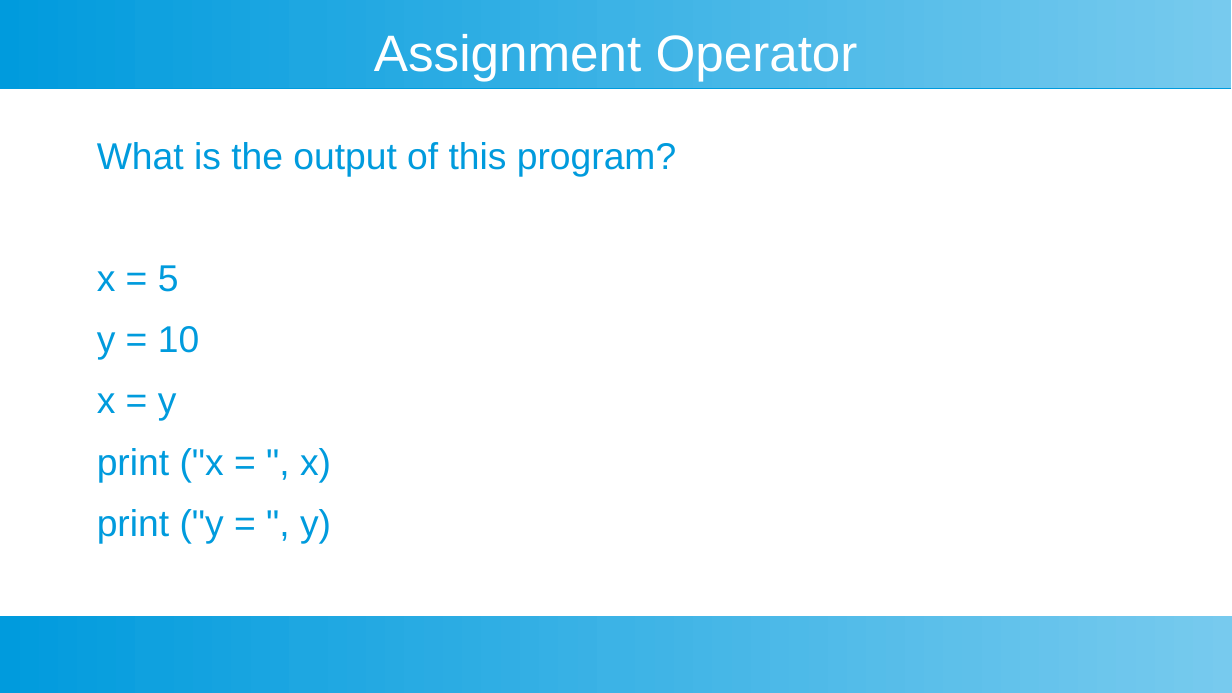
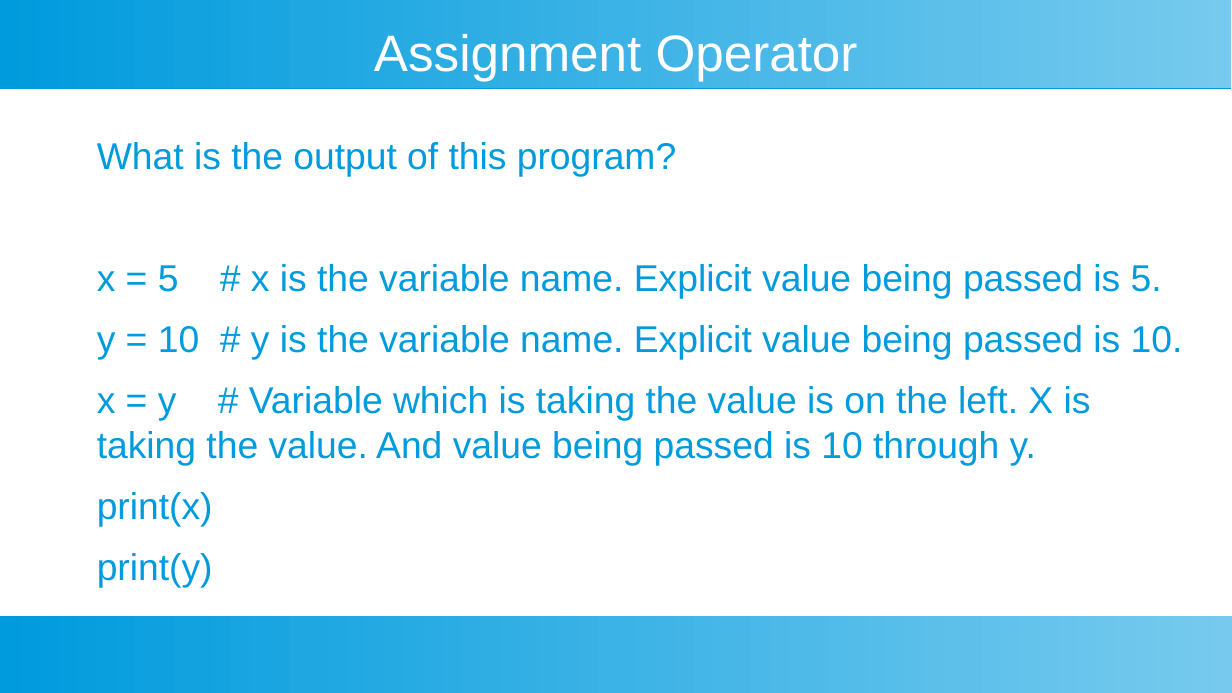
Before and after one commit to ashishjain1547/public_lessons_in_python, a slide deck: slide 2 of Ch 3 - Operators/Operators in Python.odp. Drawn at 1232x693 pixels with LibreOffice and Linux fonts; fonts in the diff are those of the drawing. Boxes give left, top, right and bottom in pixels: in the first picture for what was removed or moved away, otherwise in the second. Text is boxed around its words. In the diff, an @@ line names an element or a change of style, - is before the commit and + after.

```diff
--- a/Ch 3 - Operators/Operators in Python.odp
+++ b/Ch 3 - Operators/Operators in Python.odp
@@ text at <box>97,264,1183,588</box>: text changed @@
-x = 5
-y = 10
-x = y
-print ("x = ", x)
-print ("y = ", y)
+x = 5 # x is the variable name. Explicit value being passed is 5.
+y = 10 # y is the variable name. Explicit value being passed is 10.
+x = y # Variable which is taking the value is on the left. X is taking the value. And value being passed is 10 through y.
+print(x)
+print(y)
```
Also in this commit, not shown: 2 other files.
